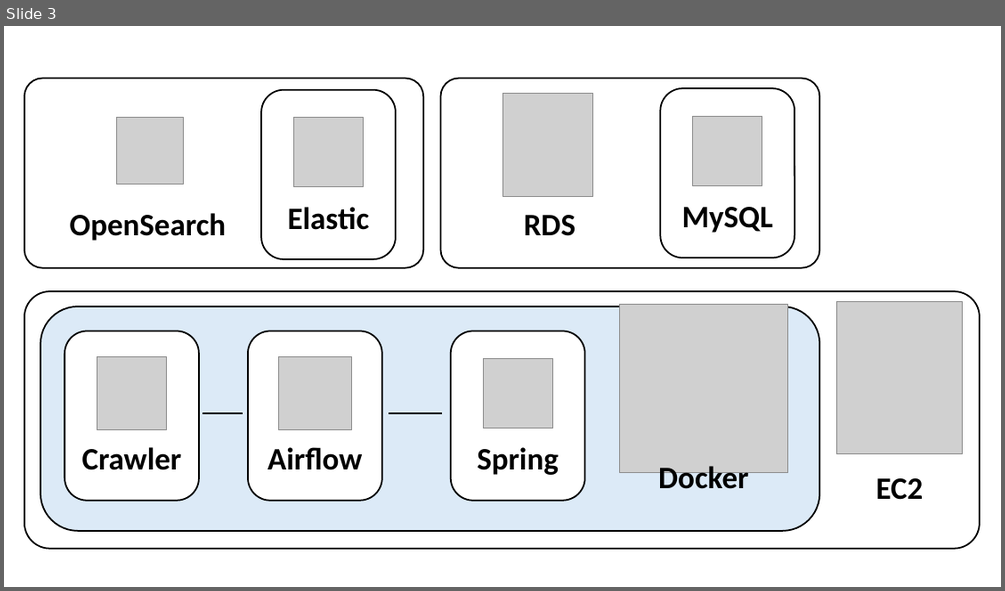
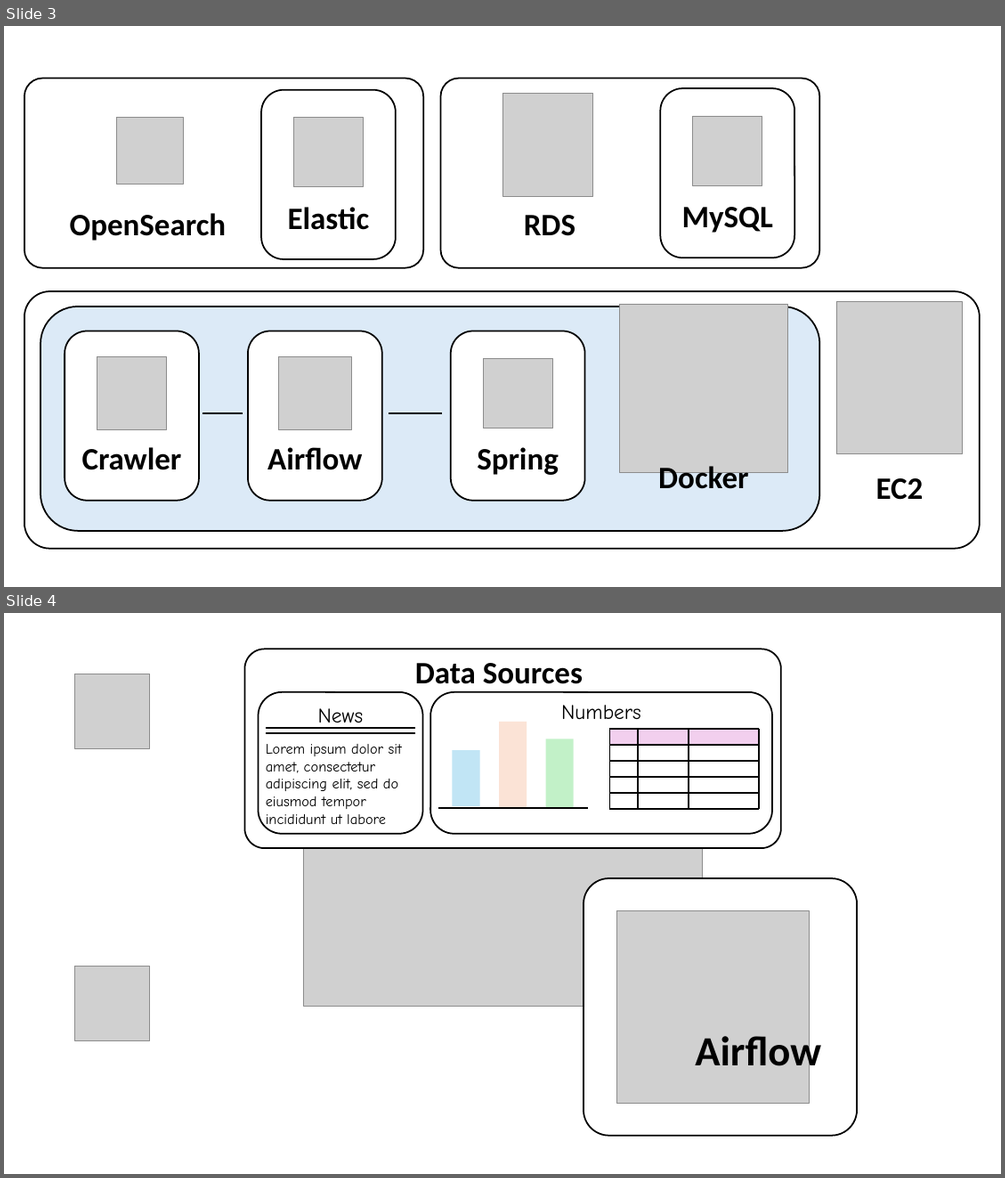
Before and after one commit to yonggaljjw/AI-Chat-Bot-Proj, a slide deck: Documents/diagrams/diagrams.pptx. Shown one above the other, each under a label of ours: slide 3 before the commit, slides 3 and 4 after it. The pictures are 1005x591 and 1005x1178 pixels, drawn with LibreOffice and Linux fonts; fonts in the diff are those of the drawing; grey boxes stand for pictures. Boxes give left, top, right and bottom in pixels: in the first picture for what was removed or moved away, otherwise in the second. Text is boxed around its words. In the diff, an @@ line names an element or a change of style, - is before the commit and + after.

```diff
--- a/Documents/diagrams/diagrams.pptx
+++ b/Documents/diagrams/diagrams.pptx
@@ slide 4 added at box(4, 613, 1001, 1174), background #FFFFFF @@
@@ group added at box(245, 649, 781, 848): 13 lines, 4 texts, 4 rectangles, 3 rounded rectangles @@
+News
+Lorem ipsum dolor sit amet, consectetur adipiscing elit, sed do eiusmod tempor incididunt ut labore
+Numbers
+Data Sources
@@ picture added at box(75, 674, 150, 748) @@
@@ picture added at box(303, 781, 702, 1005) @@
@@ rounded rectangle added at box(583, 878, 858, 1135), fill #FFFFFF, outline #000000 1.5 pt @@
@@ picture added at box(617, 910, 809, 1103) @@
@@ picture added at box(75, 966, 150, 1041) @@
@@ text added at box(695, 1030, 821, 1076), 40 pt, text #000000, bold @@
+Airflow
```
Also in this commit, not shown: 1 other slide added, 1 other file.
